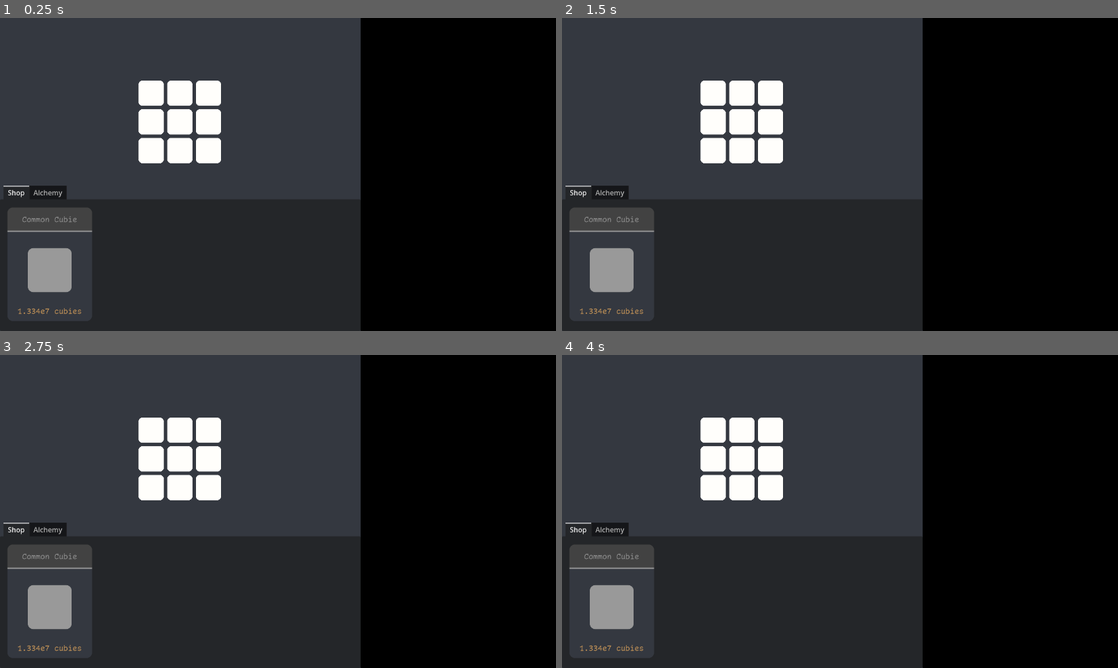
Above: before the commit, frames 1-4 (two rows, left to right).
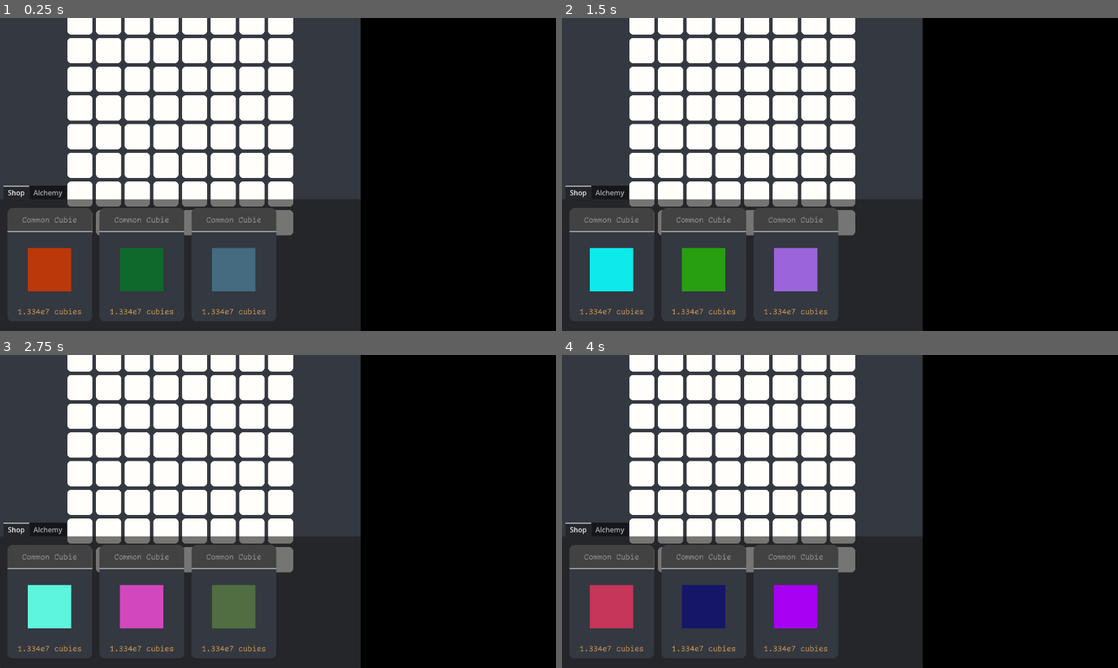
Above: after the commit, the same moments.

Repository: Logikable/GMTK2024
Game: Godot game, scene res://scenes/game.tscn
The game is run twice, just before and just after one commit, with the same random seed, the same clock (stepped at 60 frames per second) and the same inputs.
Inputs:
- Up to frame 1 (0.25 s): no input
- Up to frame 2 (1.5 s): no input
- Up to frame 3 (2.75 s): no input
- Up to frame 4 (4 s): no input

The runs differ from the first frame. In frame 1, 25% of the frame differs, in the area x 1-53%, y 0-95%; in frame 2, 25%; in frame 3, 25%; in frame 4, 25%.

Commit message:
Programmatically set grid dimensions.

Diff:
--- a/scenes/2dcubie.tscn
+++ b/scenes/2dcubie.tscn
@@ -3,7 +3,6 @@
 [ext_resource type="Script" path="res://scripts/2dcubie.gd" id="1_t058s"]
 
 [sub_resource type="StyleBoxFlat" id="StyleBoxFlat_atcyl"]
-bg_color = Color(0.792157, 0.792157, 0.792157, 1)
 corner_radius_top_left = 75
 corner_radius_top_right = 75
 corner_radius_bottom_right = 75
--- a/scenes/card.tscn
+++ b/scenes/card.tscn
@@ -1,5 +1,6 @@
-[gd_scene load_steps=10 format=3 uid="uid://b0rv4c1oc7yrc"]
+[gd_scene load_steps=9 format=3 uid="uid://b0rv4c1oc7yrc"]
 
+[ext_resource type="PackedScene" uid="uid://cpklnuogag7tt" path="res://scenes/2dcubie.tscn" id="1_akfou"]
 [ext_resource type="Script" path="res://scenes/card.gd" id="1_c2cb0"]
 [ext_resource type="FontFile" uid="uid://c48agdebe6v1w" path="res://fonts/ComicCodeLigaturesNFFixed-Regular.ttf" id="1_jxgn6"]
 
@@ -8,25 +9,16 @@
 corner_radius_bottom_right = 25
 corner_radius_bottom_left = 25
 
-[sub_resource type="StyleBoxFlat" id="StyleBoxFlat_3hy10"]
-corner_radius_top_left = 25
-corner_radius_top_right = 25
-corner_radius_bottom_right = 25
-corner_radius_bottom_left = 25
-
-[sub_resource type="StyleBoxFlat" id="StyleBoxFlat_w7g6x"]
-bg_color = Color(0.792157, 0.792157, 0.792157, 1)
-
 [sub_resource type="StyleBoxFlat" id="StyleBoxFlat_3wctg"]
 bg_color = Color(0.258824, 0.258824, 0.258824, 1)
 corner_radius_top_left = 25
 corner_radius_top_right = 25
 
-[sub_resource type="StyleBoxFlat" id="StyleBoxFlat_0cd0n"]
-
 [sub_resource type="LabelSettings" id="LabelSettings_c7b5f"]
 font_size = 34
 font_color = Color(0.6, 0.6, 0.6, 1)
+
+[sub_resource type="StyleBoxFlat" id="StyleBoxFlat_0cd0n"]
 
 [sub_resource type="LabelSettings" id="LabelSettings_m6twy"]
 font = ExtResource("1_jxgn6")
@@ -39,6 +31,7 @@
 script = ExtResource("1_c2cb0")
 
 [node name="BG" type="MarginContainer" parent="."]
+layout_mode = 0
 offset_top = 112.0
 offset_right = 390.0
 offset_bottom = 522.0
@@ -47,40 +40,29 @@
 layout_mode = 2
 theme_override_styles/panel = SubResource("StyleBoxFlat_7jpu8")
 
-[node name="Cube" type="Panel" parent="BG/Panel"]
+[node name="2DCubie" parent="BG/Panel" instance=ExtResource("1_akfou")]
 layout_mode = 1
-anchors_preset = -1
-anchor_left = 0.241026
-anchor_top = 0.182927
-anchor_right = 0.758974
-anchor_bottom = 0.67561
+anchors_preset = 8
+anchor_left = 0.5
+anchor_top = 0.5
+anchor_right = 0.5
+anchor_bottom = 0.5
+offset_left = -101.0
+offset_top = -133.0
+offset_right = 399.0
+offset_bottom = 367.0
 grow_horizontal = 2
 grow_vertical = 2
-theme_override_styles/panel = SubResource("StyleBoxFlat_3hy10")
-metadata/_edit_use_anchors_ = true
-
-[node name="HSeparator" type="Panel" parent="."]
-offset_top = 71.465
-offset_right = 1525.0
-offset_bottom = 86.465
-scale = Vector2(0.2, 0.2)
-size_flags_vertical = 3
-theme_override_styles/panel = SubResource("StyleBoxFlat_w7g6x")
+scale = Vector2(0.4, 0.4)
 
 [node name="Header" type="MarginContainer" parent="."]
+layout_mode = 0
 offset_right = 390.0
 offset_bottom = 107.0
 
 [node name="Panel2" type="Panel" parent="Header"]
 layout_mode = 2
 theme_override_styles/panel = SubResource("StyleBoxFlat_3wctg")
-
-[node name="Panel" type="Panel" parent="Header/Panel2"]
-layout_mode = 0
-offset_top = 107.0
-offset_right = 390.0
-offset_bottom = 112.0
-theme_override_styles/panel = SubResource("StyleBoxFlat_0cd0n")
 
 [node name="Name" type="Label" parent="Header"]
 layout_mode = 2
@@ -89,6 +71,13 @@
 theme_override_font_sizes/font_size = 34
 text = "Common Cubie"
 label_settings = SubResource("LabelSettings_c7b5f")
+
+[node name="Panel" type="Panel" parent="."]
+layout_mode = 0
+offset_top = 107.0
+offset_right = 390.0
+offset_bottom = 112.0
+theme_override_styles/panel = SubResource("StyleBoxFlat_0cd0n")
 
 [node name="MarginContainer" type="MarginContainer" parent="."]
 layout_mode = 1
--- a/scenes/game.tscn
+++ b/scenes/game.tscn
@@ -1,6 +1,7 @@
-[gd_scene load_steps=5 format=3 uid="uid://cf4pd876vyqfc"]
+[gd_scene load_steps=6 format=3 uid="uid://cf4pd876vyqfc"]
 
 [ext_resource type="PackedScene" uid="uid://c35n6g5dqft6e" path="res://scenes/grid.tscn" id="1_oinuk"]
+[ext_resource type="Script" path="res://scripts/game.gd" id="1_qbhd8"]
 [ext_resource type="PackedScene" uid="uid://b0rv4c1oc7yrc" path="res://scenes/card.tscn" id="2_ehw0x"]
 
 [sub_resource type="StyleBoxFlat" id="StyleBoxFlat_gv1x0"]
@@ -9,15 +10,17 @@
 [sub_resource type="StyleBoxFlat" id="StyleBoxFlat_88470"]
 bg_color = Color(0, 0, 0, 1)
 
-[node name="GameNode" type="Control"]
+[node name="GameNode" type="Control" node_paths=PackedStringArray("grid")]
 layout_mode = 3
 anchors_preset = 0
 offset_right = 1280.0
 offset_bottom = 720.0
+script = ExtResource("1_qbhd8")
+grid = NodePath("LeftNode/GridNode/Grid")
 
 [node name="LeftNode" type="Control" parent="."]
 anchors_preset = 0
-offset_right = 800.0
+offset_right = 830.0
 offset_bottom = 720.0
 
 [node name="GridNode" type="Control" parent="LeftNode"]
@@ -75,24 +78,58 @@
 layout_mode = 2
 
 [node name="CardNode" type="Control" parent="LeftNode/Menu/Shop/Cards"]
-custom_minimum_size = Vector2(250, 300)
+custom_minimum_size = Vector2(195, 263)
 layout_mode = 2
-size_flags_horizontal = 3
+size_flags_horizontal = 4
 size_flags_vertical = 4
 
 [node name="Card" parent="LeftNode/Menu/Shop/Cards/CardNode" instance=ExtResource("2_ehw0x")]
 custom_minimum_size = Vector2(300, 500)
 layout_mode = 1
 anchors_preset = -1
-anchor_top = 0.06
-anchor_right = 0.241082
-anchor_bottom = 0.935
-offset_right = 196.0
-offset_bottom = 262.5
+anchor_right = 1.0
+anchor_bottom = 0.998
+offset_right = 195.0
+offset_bottom = 262.526
 grow_horizontal = 2
 grow_vertical = 2
 scale = Vector2(0.5, 0.5)
-metadata/_edit_use_anchors_ = true
+
+[node name="CardNode2" type="Control" parent="LeftNode/Menu/Shop/Cards"]
+custom_minimum_size = Vector2(195, 263)
+layout_mode = 2
+size_flags_horizontal = 4
+size_flags_vertical = 4
+
+[node name="Card" parent="LeftNode/Menu/Shop/Cards/CardNode2" instance=ExtResource("2_ehw0x")]
+custom_minimum_size = Vector2(300, 500)
+layout_mode = 1
+anchors_preset = -1
+anchor_right = 1.0
+anchor_bottom = 0.998
+offset_right = 195.0
+offset_bottom = 262.526
+grow_horizontal = 2
+grow_vertical = 2
+scale = Vector2(0.5, 0.5)
+
+[node name="CardNode3" type="Control" parent="LeftNode/Menu/Shop/Cards"]
+custom_minimum_size = Vector2(195, 263)
+layout_mode = 2
+size_flags_horizontal = 4
+size_flags_vertical = 4
+
+[node name="Card" parent="LeftNode/Menu/Shop/Cards/CardNode3" instance=ExtResource("2_ehw0x")]
+custom_minimum_size = Vector2(300, 500)
+layout_mode = 1
+anchors_preset = -1
+anchor_right = 1.0
+anchor_bottom = 0.998
+offset_right = 195.0
+offset_bottom = 262.526
+grow_horizontal = 2
+grow_vertical = 2
+scale = Vector2(0.5, 0.5)
 
 [node name="Alchemy" type="Control" parent="LeftNode/Menu"]
 visible = false
--- a/scenes/grid.tscn
+++ b/scenes/grid.tscn
@@ -1,12 +1,15 @@
-[gd_scene load_steps=2 format=3 uid="uid://c35n6g5dqft6e"]
+[gd_scene load_steps=3 format=3 uid="uid://c35n6g5dqft6e"]
 
+[ext_resource type="Script" path="res://scripts/grid.gd" id="1_b1efl"]
 [ext_resource type="PackedScene" uid="uid://bgpt5isktlgpc" path="res://scenes/tile.tscn" id="1_r0jgx"]
 
-[node name="GridNode" type="Control"]
+[node name="GridNode" type="Control" node_paths=PackedStringArray("grid_container")]
 layout_mode = 3
 anchors_preset = 0
 offset_right = 200.0
 offset_bottom = 200.0
+script = ExtResource("1_b1efl")
+grid_container = NodePath("GridContainer")
 
 [node name="GridContainer" type="GridContainer" parent="."]
 layout_mode = 1
@@ -35,139 +38,3 @@
 scale = Vector2(0.116, 0.116)
 size_flags_horizontal = 3
 size_flags_vertical = 3
-
-[node name="TileNode2" type="Control" parent="GridContainer"]
-custom_minimum_size = Vector2(66, 66)
-layout_mode = 2
-
-[node name="Tile" parent="GridContainer/TileNode2" instance=ExtResource("1_r0jgx")]
-layout_mode = 2
-anchors_preset = 0
-anchor_right = 0.0
-anchor_bottom = 0.0
-offset_left = 4.0
-offset_top = 4.0
-offset_right = 504.0
-offset_bottom = 504.0
-scale = Vector2(0.116, 0.116)
-size_flags_horizontal = 3
-size_flags_vertical = 3
-
-[node name="TileNode3" type="Control" parent="GridContainer"]
-custom_minimum_size = Vector2(66, 66)
-layout_mode = 2
-
-[node name="Tile" parent="GridContainer/TileNode3" instance=ExtResource("1_r0jgx")]
-layout_mode = 2
-anchors_preset = 0
-anchor_right = 0.0
-anchor_bottom = 0.0
-offset_left = 4.0
-offset_top = 4.0
-offset_right = 504.0
-offset_bottom = 504.0
-scale = Vector2(0.116, 0.116)
-size_flags_horizontal = 3
-size_flags_vertical = 3
-
-[node name="TileNode4" type="Control" parent="GridContainer"]
-custom_minimum_size = Vector2(66, 66)
-layout_mode = 2
-
-[node name="Tile" parent="GridContainer/TileNode4" instance=ExtResource("1_r0jgx")]
-layout_mode = 2
-anchors_preset = 0
-anchor_right = 0.0
-anchor_bottom = 0.0
-offset_left = 4.0
-offset_top = 4.0
-offset_right = 504.0
-offset_bottom = 504.0
-scale = Vector2(0.116, 0.116)
-size_flags_horizontal = 3
-size_flags_vertical = 3
-
-[node name="TileNode5" type="Control" parent="GridContainer"]
-custom_minimum_size = Vector2(66, 66)
-layout_mode = 2
-
-[node name="Tile" parent="GridContainer/TileNode5" instance=ExtResource("1_r0jgx")]
-layout_mode = 2
-anchors_preset = 0
-anchor_right = 0.0
-anchor_bottom = 0.0
-offset_left = 4.0
-offset_top = 4.0
-offset_right = 504.0
-offset_bottom = 504.0
-scale = Vector2(0.116, 0.116)
-size_flags_horizontal = 3
-size_flags_vertical = 3
-
-[node name="TileNode6" type="Control" parent="GridContainer"]
-custom_minimum_size = Vector2(66, 66)
-layout_mode = 2
-
-[node name="Tile" parent="GridContainer/TileNode6" instance=ExtResource("1_r0jgx")]
-layout_mode = 2
-anchors_preset = 0
-anchor_right = 0.0
-anchor_bottom = 0.0
-offset_left = 4.0
-offset_top = 4.0
-offset_right = 504.0
-offset_bottom = 504.0
-scale = Vector2(0.116, 0.116)
-size_flags_horizontal = 3
-size_flags_vertical = 3
-
-[node name="TileNode7" type="Control" parent="GridContainer"]
-custom_minimum_size = Vector2(66, 66)
-layout_mode = 2
-
-[node name="Tile" parent="GridContainer/TileNode7" instance=ExtResource("1_r0jgx")]
-layout_mode = 2
-anchors_preset = 0
-anchor_right = 0.0
-anchor_bottom = 0.0
-offset_left = 4.0
-offset_top = 4.0
-offset_right = 504.0
-offset_bottom = 504.0
-scale = Vector2(0.116, 0.116)
-size_flags_horizontal = 3
-size_flags_vertical = 3
-
-[node name="TileNode8" type="Control" parent="GridContainer"]
-custom_minimum_size = Vector2(66, 66)
-layout_mode = 2
-
-[node name="Tile" parent="GridContainer/TileNode8" instance=ExtResource("1_r0jgx")]
-layout_mode = 2
-anchors_preset = 0
-anchor_right = 0.0
-anchor_bottom = 0.0
-offset_left = 4.0
-offset_top = 4.0
-offset_right = 504.0
-offset_bottom = 504.0
-scale = Vector2(0.116, 0.116)
-size_flags_horizontal = 3
-size_flags_vertical = 3
-
-[node name="TileNode9" type="Control" parent="GridContainer"]
-custom_minimum_size = Vector2(66, 66)
-layout_mode = 2
-
-[node name="Tile" parent="GridContainer/TileNode9" instance=ExtResource("1_r0jgx")]
-layout_mode = 2
-anchors_preset = 0
-anchor_right = 0.0
-anchor_bottom = 0.0
-offset_left = 4.0
-offset_top = 4.0
-offset_right = 504.0
-offset_bottom = 504.0
-scale = Vector2(0.116, 0.116)
-size_flags_horizontal = 3
-size_flags_vertical = 3
--- a/scripts/2dcubie.gd
+++ b/scripts/2dcubie.gd
@@ -11,5 +11,6 @@
 
 # Called every frame. 'delta' is the elapsed time since the previous frame.
 func _process(delta: float) -> void:
-  add_theme_color_override("font_color", Color.YELLOW)
-  #self.add_theme_color_override("local_color", Color(rng.randf(), rng.randf(), rng.randf(), 1.0))
+  var stylebox = StyleBoxFlat.new()
+  stylebox.bg_color = Color(rng.randf(), rng.randf(), rng.randf(), 1.0)
+  add_theme_stylebox_override("panel", stylebox)
--- /dev/null
+++ b/scripts/game.gd
@@ -0,0 +1,13 @@
+extends Control
+
+@export var grid : Node
+var cubies = 0
+
+
+# Called when the node enters the scene tree for the first time.
+func _ready() -> void:
+  pass
+
+# Called every frame. 'delta' is the elapsed time since the previous frame.
+func _process(delta: float) -> void:
+  pass
--- /dev/null
+++ b/scripts/grid.gd
@@ -0,0 +1,30 @@
+extends Control
+
+@export var grid_container : Node
+# grid_size is the number of tiles along one edge of the grid.
+var grid_size = 1
+
+
+# Called when the node enters the scene tree for the first time.
+func _ready() -> void:
+  self.set_grid_size(8)
+
+
+func set_grid_size(new_grid_size : int) -> void:
+  grid_size = new_grid_size
+  # Update the GridContainer.
+  grid_container.columns = new_grid_size
+  # When the grid size is updated, re-draw the tiles.
+  # This node will be duplicated to create the new nodes.
+  var cloned_tile_node = grid_container.get_child(0).duplicate()
+  for tile_node in grid_container.get_children():
+    # Godot's version of deleting a node.
+    tile_node.queue_free()
+  for i in grid_size * grid_size:
+    grid_container.add_child(cloned_tile_node.duplicate())
+  cloned_tile_node.queue_free()
+
+
+# Called every frame. 'delta' is the elapsed time since the previous frame.
+func _process(delta: float) -> void:
+  pass
